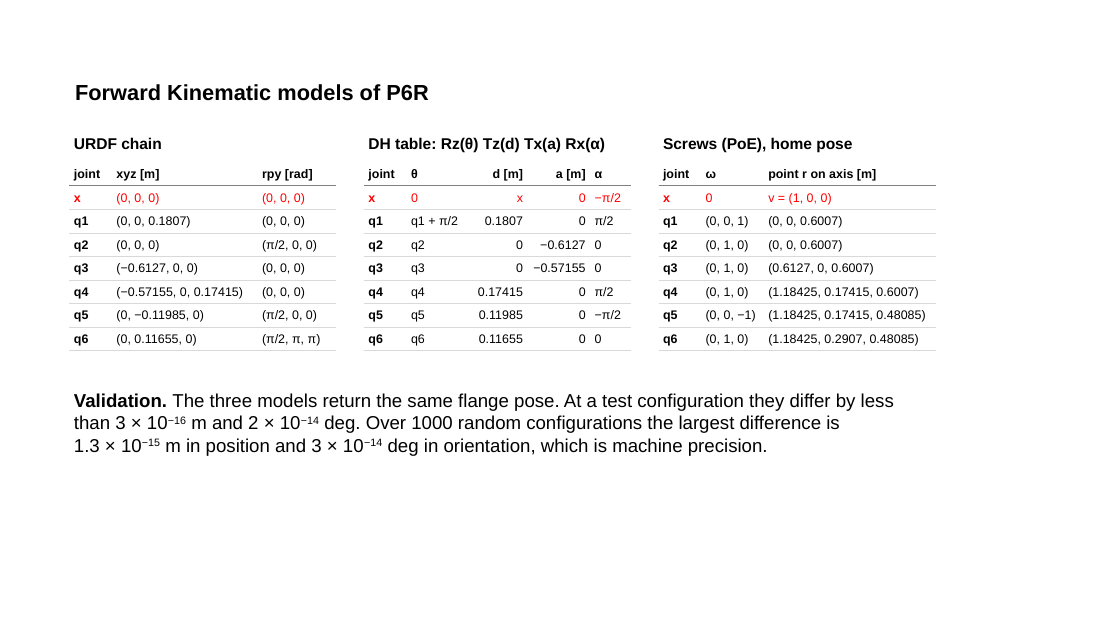
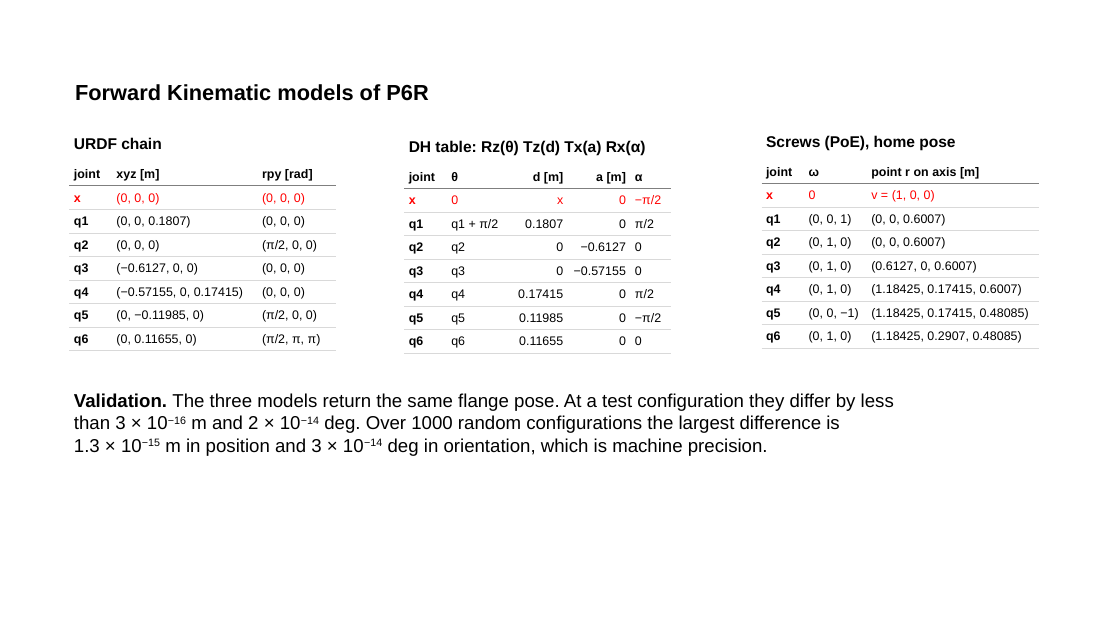
Before and after one commit to wenqian157/p6r_planner, a slide deck: slide 4 of results/presentation/P6R_presentation.pptx. Drawn at 1120x630 pixels with LibreOffice and Linux fonts; fonts in the diff are those of the drawing. Boxes give left, top, right and bottom in pixels: in the first picture for what was removed or moved away, otherwise in the second. Text is boxed around its words. In the diff, an @@ line names an element or a change of style, - is before the commit and + after.

```diff
--- a/results/presentation/P6R_presentation.pptx
+++ b/results/presentation/P6R_presentation.pptx
@@ text "DH table: Rz(θ) Tz(d) Tx(a) ...": place and size @@
-text "DH table: Rz(θ) Tz(d) Tx(a) ..." at [368, 137, 605, 153]
+text "DH table: Rz(θ) Tz(d) Tx(a) ..." at [409, 140, 646, 156]
@@ text "Screws (PoE), home pose": place and size @@
-text "Screws (PoE), home pose" at [663, 137, 852, 153]
+text "Screws (PoE), home pose" at [766, 135, 955, 151]
@@ table: place and size @@
-table at [364, 162, 631, 351]
+table at [404, 166, 671, 354]
@@ table: place and size @@
-table at [659, 162, 936, 351]
+table at [762, 160, 1039, 348]
```
Also in this commit, not shown: 3 other slides changed.
